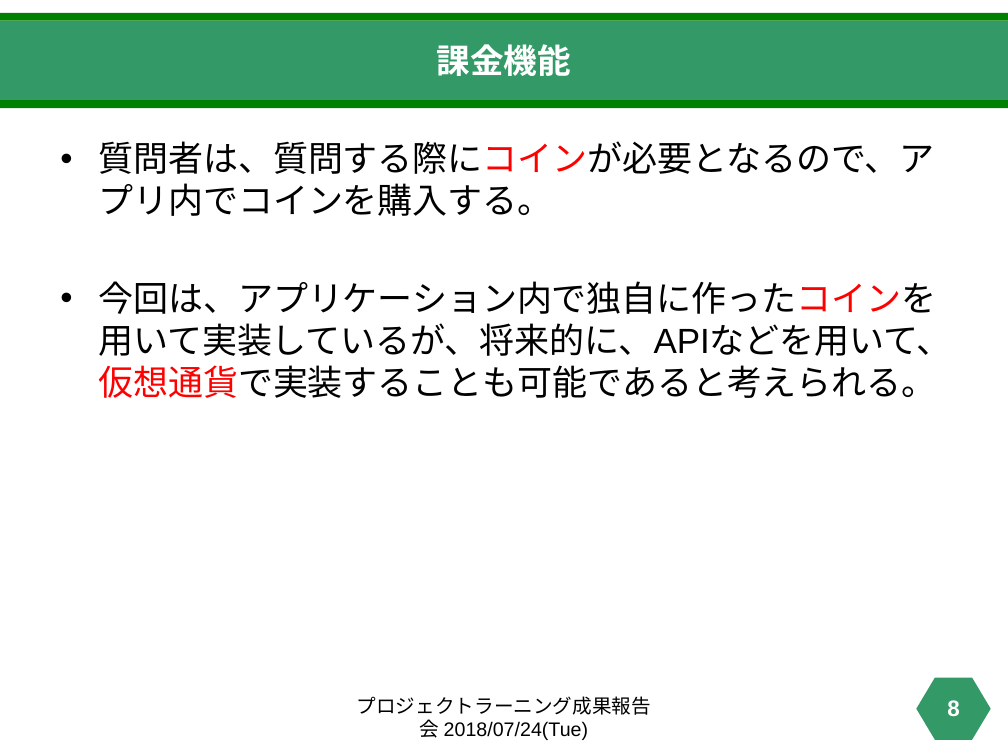
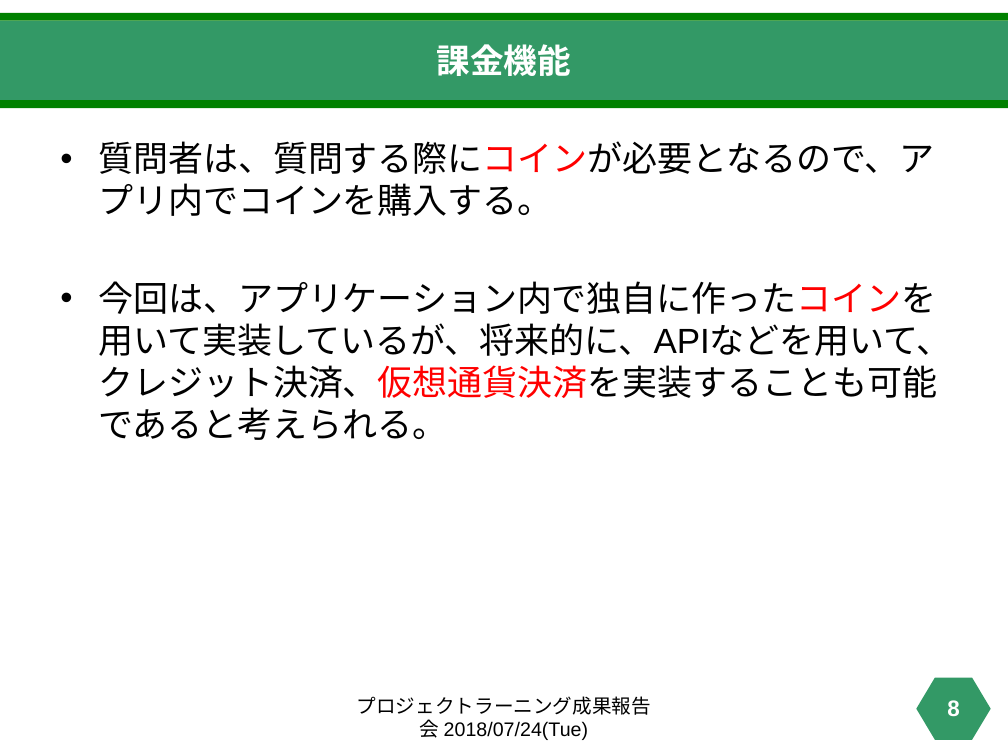
Before and after one commit to haruki0401/projectlearning02, a slide deck: slide 8 of pl-2(完成版).pptx. Drawn at 1008x756 pixels with LibreOffice and Linux fonts; fonts in the diff are those of the drawing. Boxes give left, top, right and bottom in pixels: in the first picture for what was removed or moved away, otherwise in the second. Text is boxed around its words. In the diff, an @@ line names an element or a change of style, - is before the commit and + after.

```diff
--- a/pl-2(完成版).pptx
+++ b/pl-2(完成版).pptx
@@ text at [98, 281, 951, 440]: text changed @@
-• 今回は、アプリケーション内で独自に作ったコインを用いて実装しているが、将来的に、APIなどを用いて、仮想通貨で実装することも可能であると考えられる。
+• 今回は、アプリケーション内で独自に作ったコインを用いて実装しているが、将来的に、APIなどを用いて、クレジット決済、仮想通貨決済を実装することも可能であると考えられる。
```
